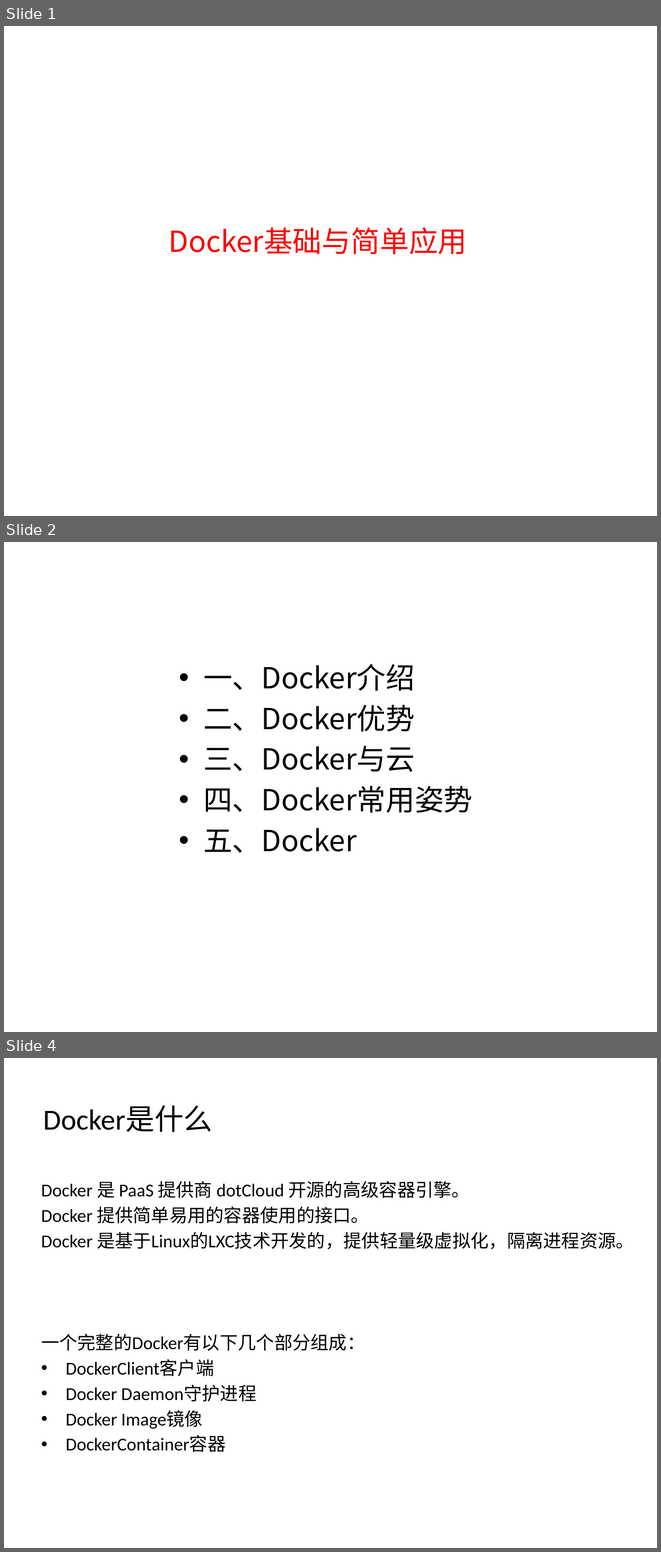
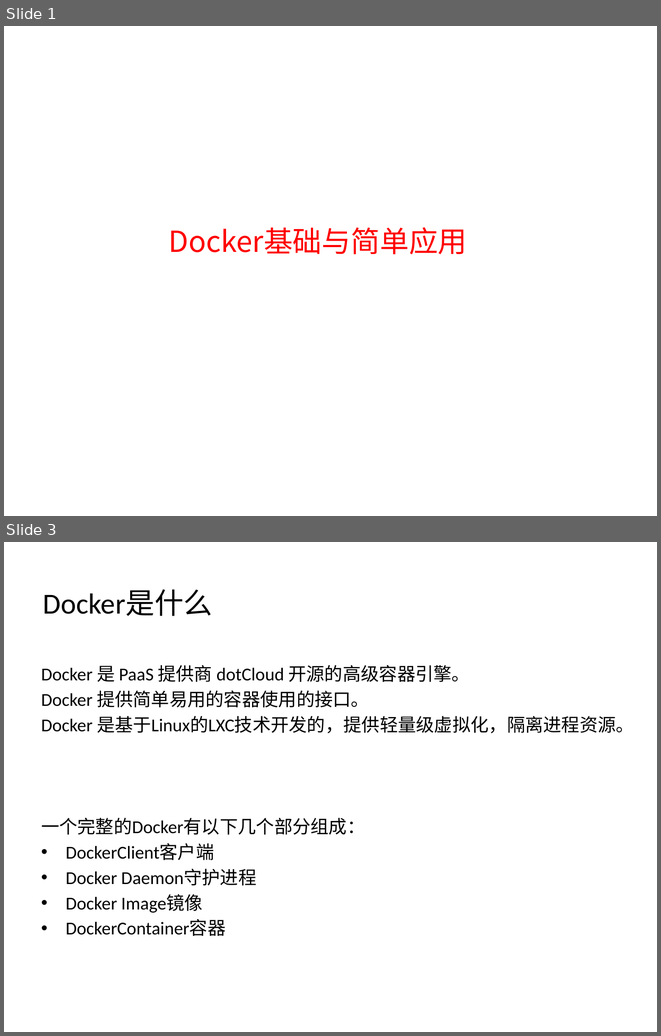
Before and after one commit to Yommmm/DesignPatterns, a slide deck: Docker基础与简单应用.pptx. Shown one above the other, each under a label of ours: slides 1, 2 and 4 before the commit, slides 1 and 3 after it; the slides between them are not shown. The pictures are 661x1552 and 661x1036 pixels, drawn with LibreOffice and Linux fonts; fonts in the diff are those of the drawing. Boxes give left, top, right and bottom in pixels: in the first picture for what was removed or moved away, otherwise in the second. Text is boxed around its words. In the diff, an @@ line names an element or a change of style, - is before the commit and + after.

```diff
--- a/Docker基础与简单应用.pptx
+++ b/Docker基础与简单应用.pptx
@@ slide 2 removed at (x1=4, y1=542, x2=657, y2=1032), background #FFFFFF @@
@@ text removed at (x1=203, y1=664, x2=473, y2=853) @@
-• 一、Docker介绍
-• 二、Docker优势
-• 三、Docker与云
-• 四、Docker常用姿势
-• 五、Docker
@@ what was slide 4 is now slide 3 @@
```
Also in this commit, not shown: 6 slides changed, 7 slides added.
